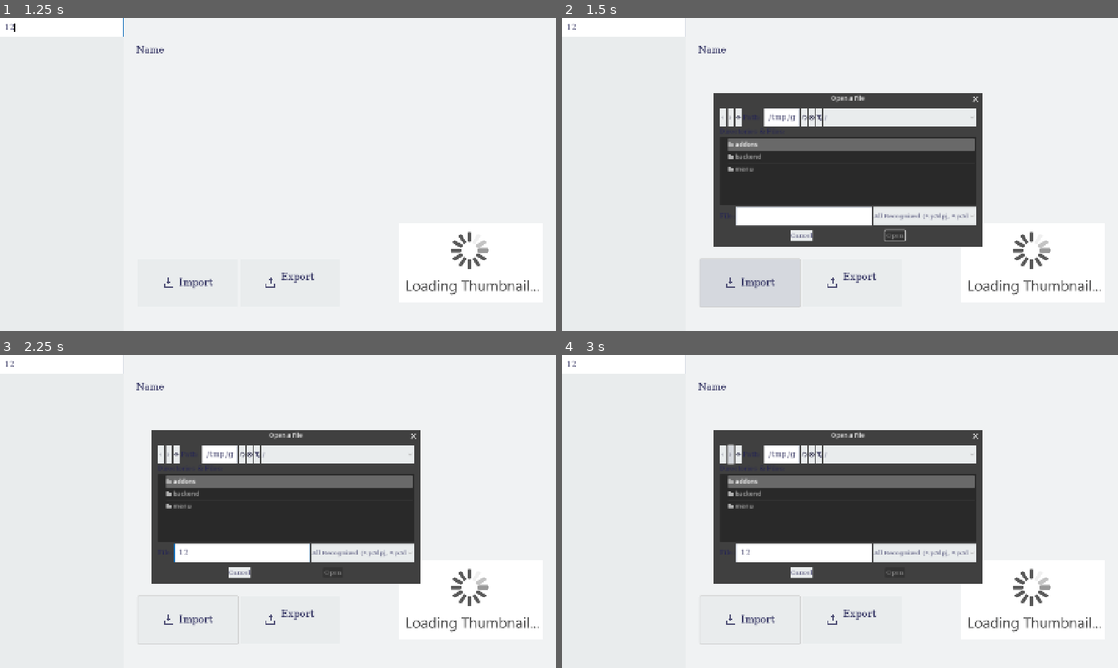
Above: before the commit, frames 1-4 (two rows, left to right).
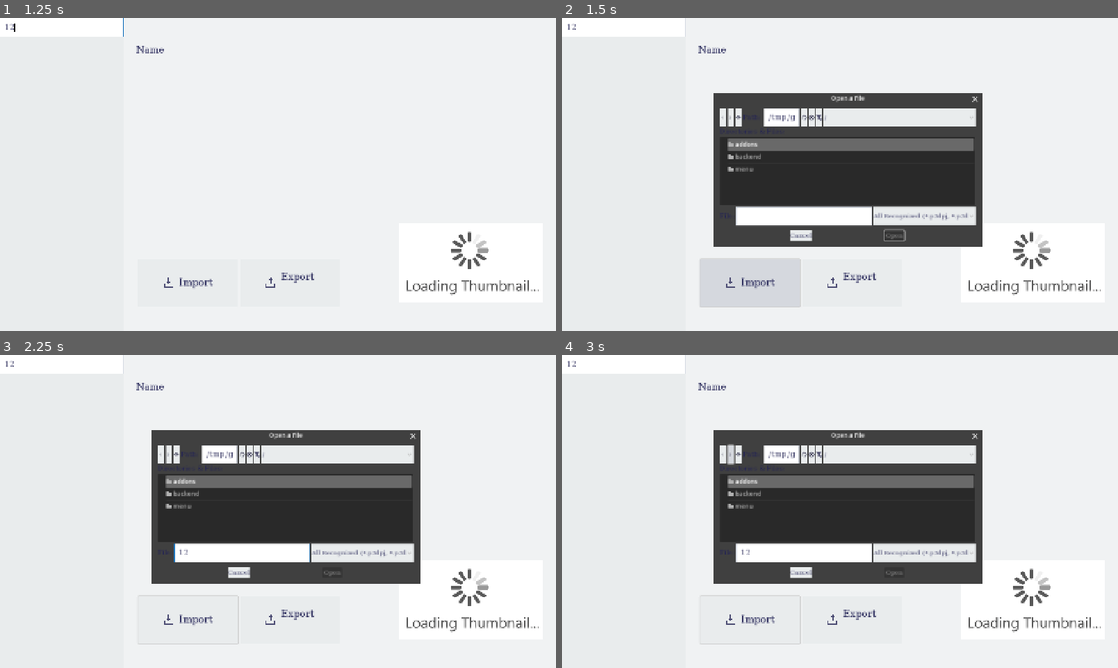
Above: after the commit, the same moments.

Repository: silkycell/Paint-3D-Project-Manager
Game: Godot game, scene res://menu/projects/projects_menu.tscn
Two runs of this game, one before a commit and one after it. Both use one fixed random seed, a clock stepped at 60 frames per second and the inputs below.
Inputs (mouse positions are in pixels of both pictures, inside the frame that each line leads up to):
- Up to frame 1 (1.25 s): click (61, 27) at 0.52 s; type "12" at 0.6 s
- Up to frame 2 (1.5 s): click (751, 280) at 1.25 s
- Up to frame 3 (2.25 s): click (244, 552) at 2.02 s; type "12" at 2.1 s
- Up to frame 4 (3 s): click (728, 455) at 2.75 s

Frame 1 is identical in both runs. In frame 2, 0.2% of the frame differs, in the area x 41-75%, y 25-72%; in frame 3, 0.2%; in frame 4, 0.1%.

Commit message:
uncap fps

Diff:
--- a/project.godot
+++ b/project.godot
@@ -30,3 +30,4 @@
 window/stretch/mode="canvas_items"
 window/stretch/aspect="expand"
 window/stretch/scale=0.8
+window/vsync/vsync_mode=0
